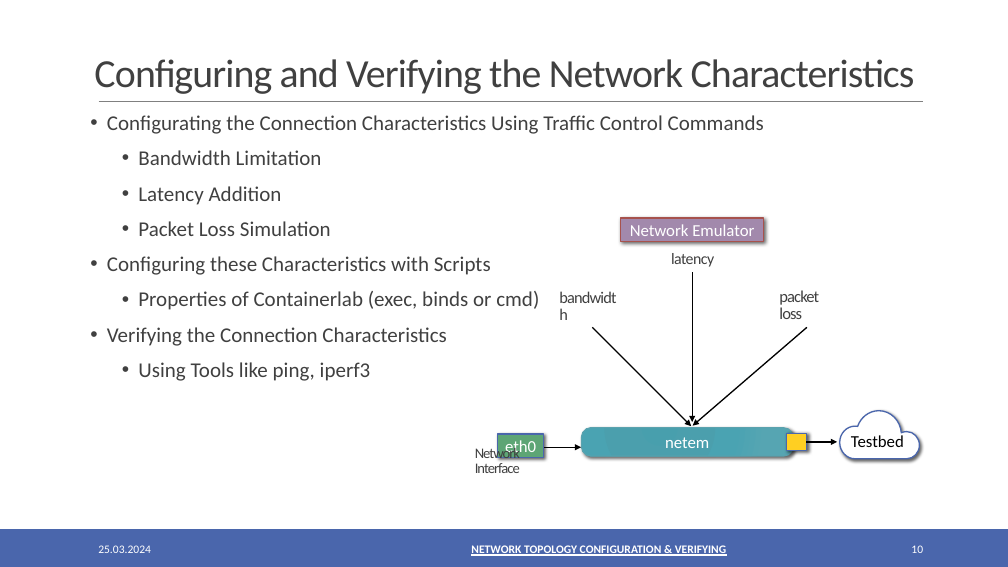
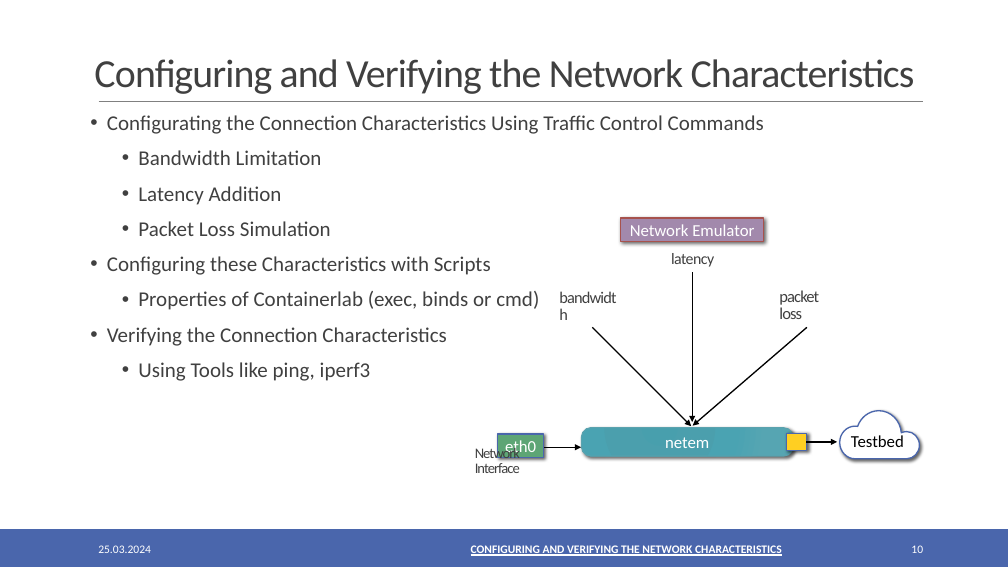
Before and after one commit to oezcankaraca/abschlussvortrag, a slide deck: slide 10 of Abschlussvortrag.pptx. Drawn at 1008x567 pixels with LibreOffice and Linux fonts; fonts in the diff are those of the drawing. Boxes give left, top, right and bottom in pixels: in the first picture for what was removed or moved away, otherwise in the second. Text is boxed around its words. In the diff, an @@ line names an element or a change of style, - is before the commit and + after.

```diff
--- a/Abschlussvortrag.pptx
+++ b/Abschlussvortrag.pptx
@@ text at box(471, 544, 782, 557): text changed @@
-        NETWORK TOPOLOGY CONFIGURATION & VERIFYING
+        CONFIGURING AND VERIFYING THE NETWORK CHARACTERISTICS
```
Also in this commit, not shown: 10 other slides changed, 3 other files.
